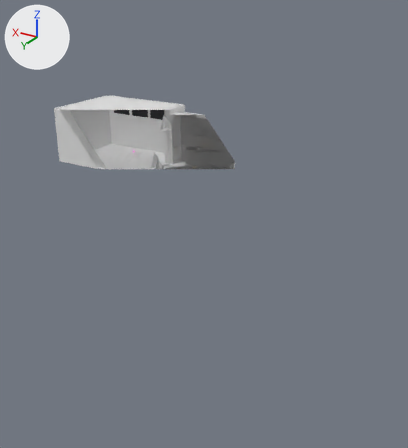
One commit to the Blender file art/blend/Maps_Sets.blend: the scene before it, then after it.
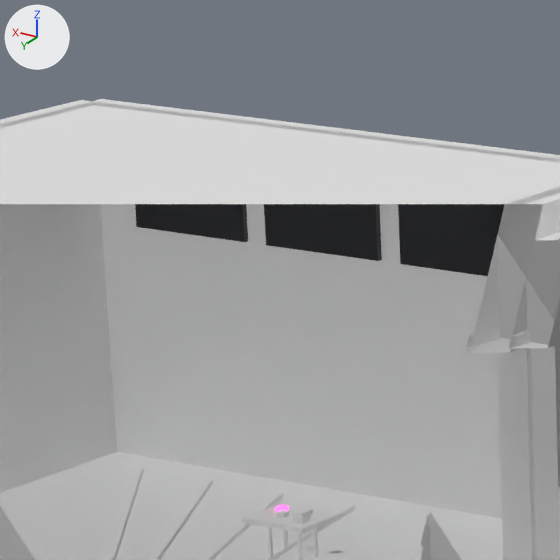
Each version is shown from a camera (50 mm lens) standing at (-320.8, 99.7, 38.0) and looking at (-256.6, -7.4, -15.6), then close up on the part from 23% to 42% of the width and 18% to 35% of the height. Every picture has the same lights, and +X, +Y and +Z are marked at upper left. The older version's two pictures come first. Everything nearer to the camera than a plane just in front of the edit is cut away.

Names of what the first close-up shows: 'Map_Sets_BlackTrim_1', 'Map_Sets_CarpetNavy_1', 'Map_Sets_CeilingDark_1', 'Map_Sets_ConcreteDark_1', 'Map_Sets_PlasterDark_1', 'Map_Sets_Rubber_1', 'Map_Sets_Screen_1', 'Map_Sets_Wood_1' and 6 more.
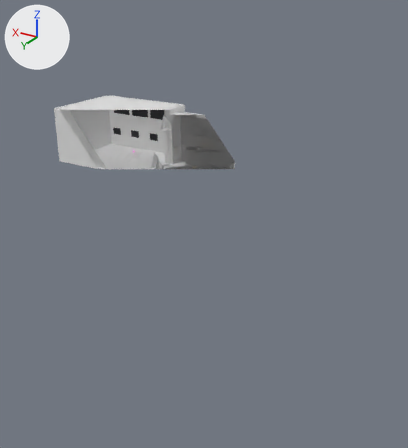
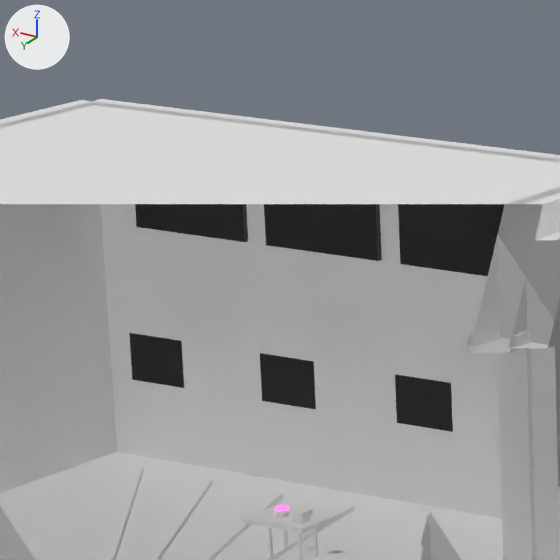
Where the newer file only moved an object's origin or applied its transform, the numbers keep the older frame.

Location of each change, (x1, y1, x2, y2) in pixels of the close-ups (560 x 560 px):
'Map_Sets_Screen_1', reshaped
    before: (135, 204, 505, 276)
    after: (129, 204, 505, 432)
part 1 of me_map_sets_screen_1, added (black)
    after: (129, 333, 453, 432)

Patch to the scene script:
```diff
--- a/art/blend/Maps_Sets.blend.py
+++ b/art/blend/Maps_Sets.blend.py
@@ me_map_sets_screen_1 @@
 # used by ob_map_sets_screen_1; location = (-238.0, -8.38, 9.4)
-me_map_sets_screen_1.from_pydata(...)  # 72 vertices, 36 faces; spans x -7.8..7.8, y -0.1..0.1, z -1.3..1.3
+me_map_sets_screen_1.from_pydata(...)  # 144 vertices, 72 faces; spans x -7.8..7.8, y -0.1..2.2, z -5.9..1.3
+# me_map_sets_screen_1 part 1
+# 36 vertices are added at x -6.6..6.6, y 2.2, z -5.9..-4.3
+# 24 new vertices lie (2.2, 0.0, 0.0) away from vertices in x -6.6..4.4, y 2.2, z -5.9..-4.3
+# 12 new vertices lie (0.0, 0.0, 1.6) away from vertices in x -6.6..6.6, y 2.2, z -5.9
+# 36 new faces join them
 me_map_sets_screen_1.materials.append(mat_m_screen)
```
